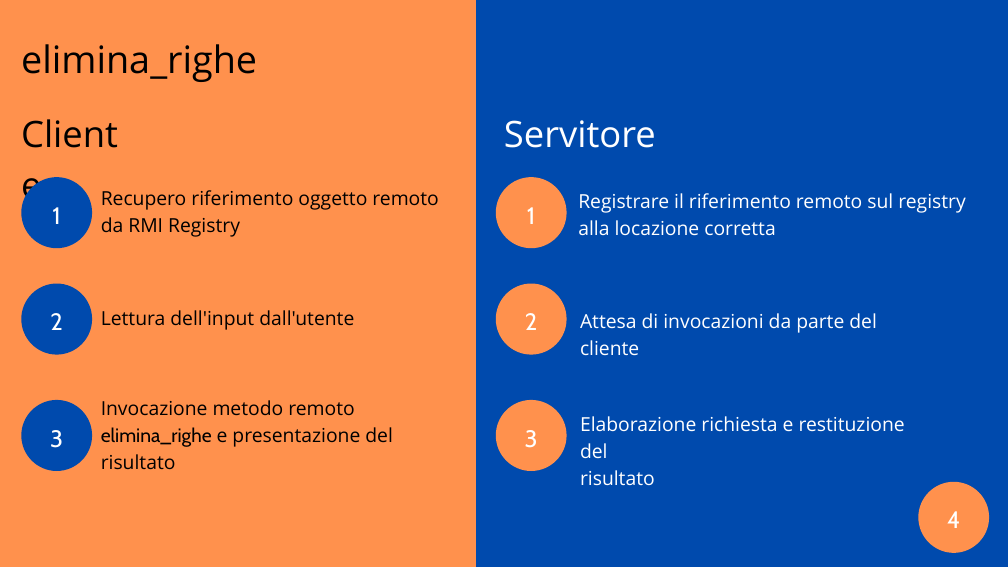
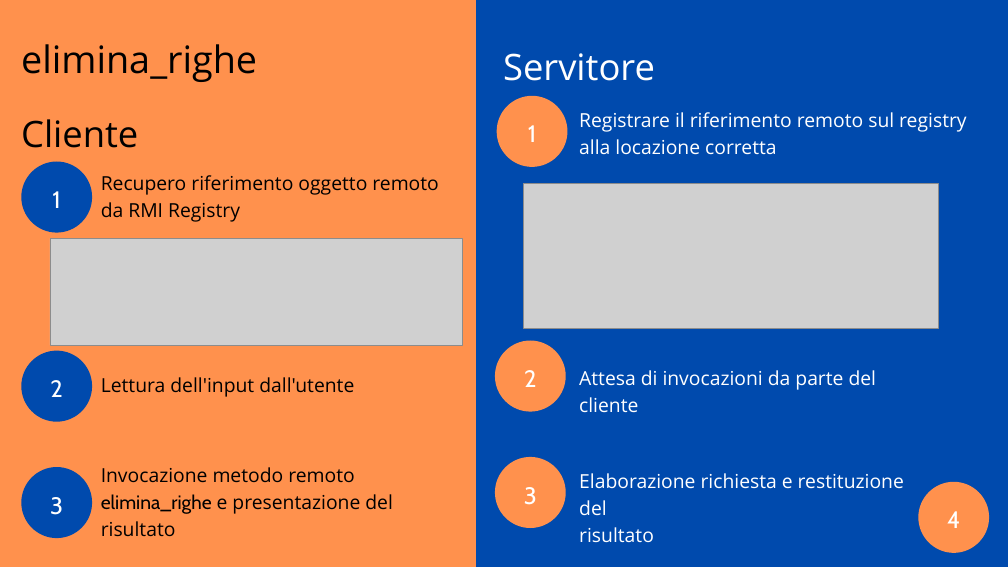
Before and after one commit to ilcors-dev/gruppo-reti, a slide deck: slide 4 of esercitazione_6/documents/Esercitazione 6.pptx. Drawn at 1008x567 pixels with LibreOffice and Linux fonts; fonts in the diff are those of the drawing; grey boxes stand for pictures. Boxes give left, top, right and bottom in pixels: in the first picture for what was removed or moved away, otherwise in the second. Text is boxed around its words. In the diff, an @@ line names an element or a change of style, - is before the commit and + after.

```diff
--- a/esercitazione_6/documents/Esercitazione 6.pptx
+++ b/esercitazione_6/documents/Esercitazione 6.pptx
@@ text "Servitore": place and size @@
-text "Servitore" at bbox=[504, 120, 656, 148]
+text "Servitore" at bbox=[503, 53, 655, 81]
@@ text "Cliente" rewrapped from bbox=[21, 104, 138, 152] to bbox=[21, 119, 138, 148] @@
@@ 2 texts, 1 freeform shape: place and size @@
-2 texts, 1 freeform shape at bbox=[496, 177, 965, 248]
+2 texts, 1 freeform shape at bbox=[496, 96, 966, 167]
@@ 2 texts, 1 freeform shape: place and size @@
-2 texts, 1 freeform shape at bbox=[21, 177, 438, 248]
+2 texts, 1 freeform shape at bbox=[21, 161, 438, 232]
@@ picture added at bbox=[524, 183, 938, 328] @@
@@ picture added at bbox=[50, 238, 463, 345] @@
@@ freeform shape: place and size @@
-freeform shape at bbox=[21, 283, 92, 354]
+freeform shape at bbox=[21, 351, 92, 422]
@@ freeform shape: place and size @@
-freeform shape at bbox=[496, 283, 566, 354]
+freeform shape at bbox=[495, 341, 565, 412]
@@ 3 texts, 1 freeform shape: place and size @@
-3 texts, 1 freeform shape at bbox=[21, 310, 393, 471]
+3 texts, 1 freeform shape at bbox=[21, 377, 393, 538]
@@ 3 texts, 1 freeform shape: place and size @@
-3 texts, 1 freeform shape at bbox=[496, 313, 905, 485]
+3 texts, 1 freeform shape at bbox=[495, 370, 904, 542]
@@ text "3": place and size @@
-text "3" at bbox=[525, 430, 538, 448]
+text "3" at bbox=[524, 487, 537, 505]
@@ text "3": place and size @@
-text "3" at bbox=[50, 430, 63, 448]
+text "3" at bbox=[50, 497, 63, 515]
```
Also in this commit, not shown: 3 other slides changed.
